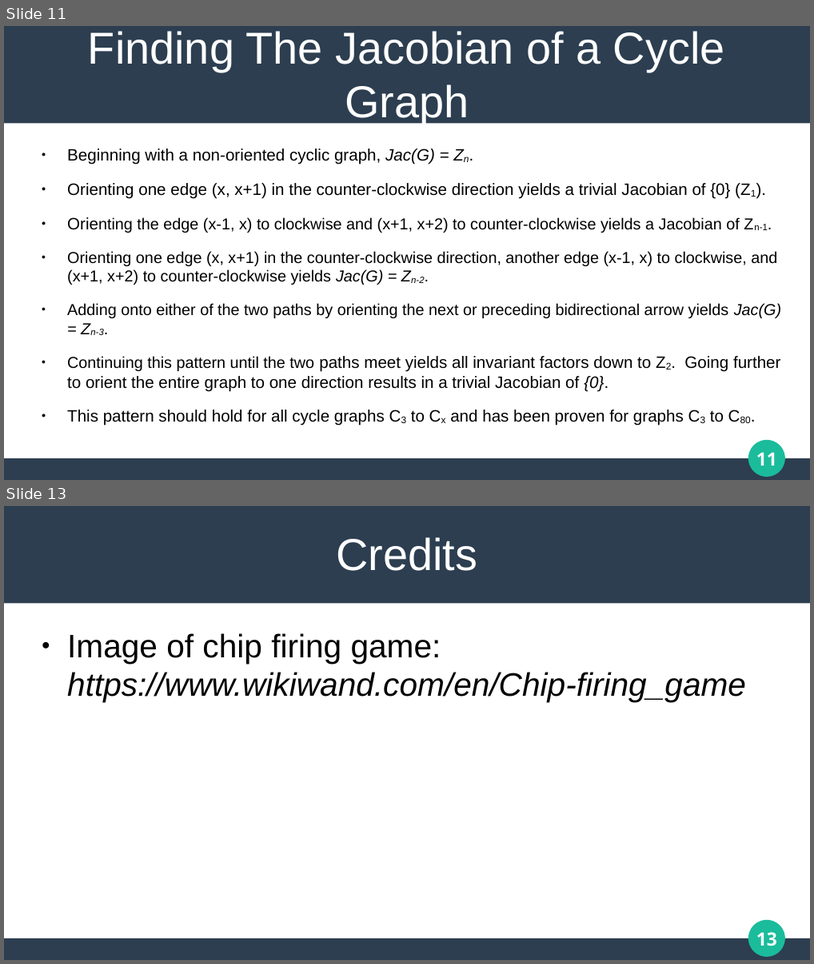
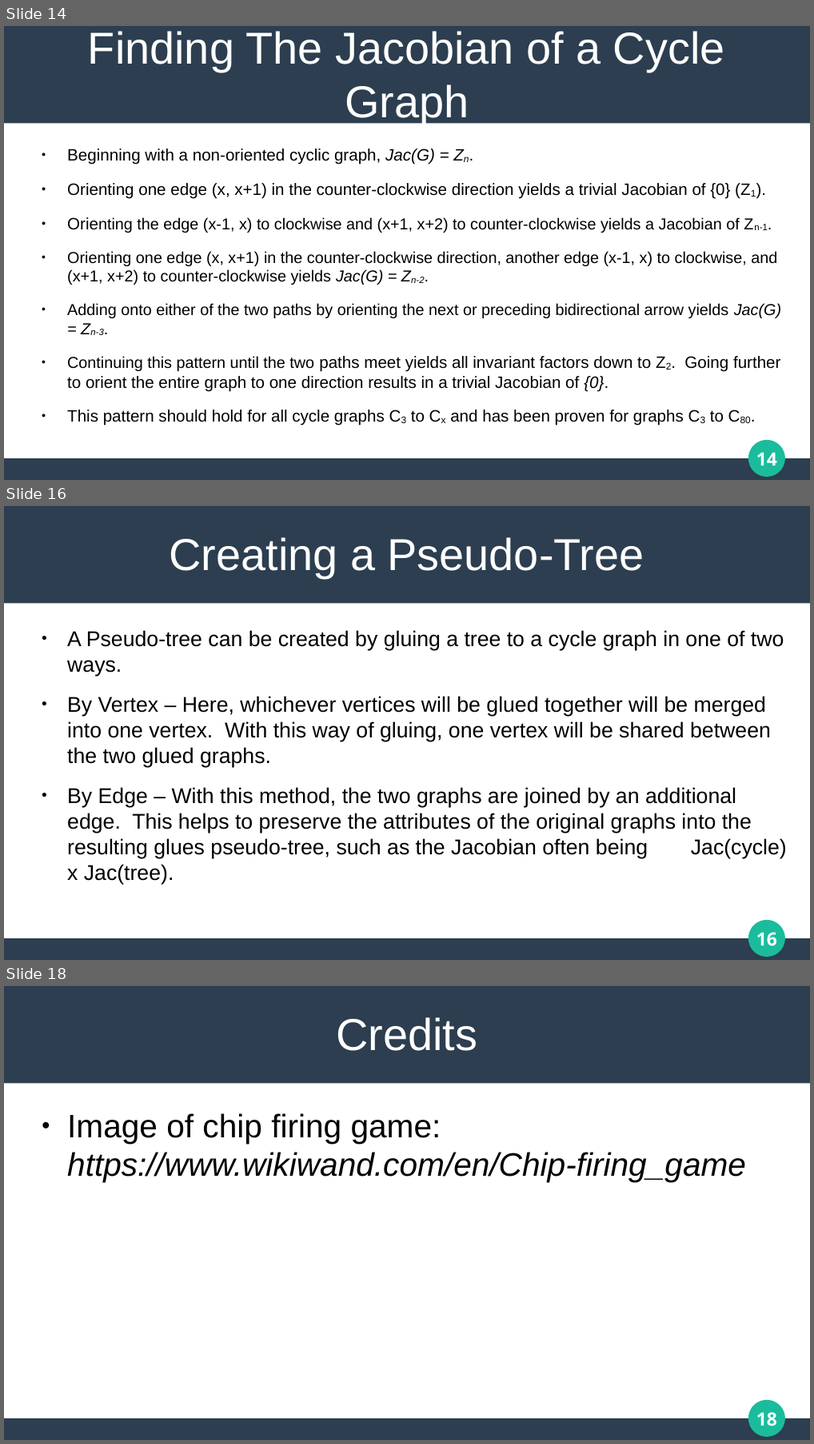
Before and after one commit to matthew-pisano/ChipFiring, a slide deck: Docs/generalPresentation.pptx. Shown one above the other, each under a label of ours: slides 11 and 13 before the commit, slides 14, 16 and 18 after it; the slides between them are not shown. The pictures are 814x964 and 814x1444 pixels, drawn with LibreOffice and Linux fonts; fonts in the diff are those of the drawing. Boxes give left, top, right and bottom in pixels: in the first picture for what was removed or moved away, otherwise in the second. Text is boxed around its words. In the diff, an @@ line names an element or a change of style, - is before the commit and + after.

```diff
--- a/Docs/generalPresentation.pptx
+++ b/Docs/generalPresentation.pptx
@@ slide 16 added at [4, 506, 810, 960], background #FFFFFF; not listed: 4 template elements that a slide beside it also shows @@
@@ title added at [170, 537, 645, 578], 44 pt, text #FFFFFF @@
+Creating a Pseudo-Tree
@@ text added at [67, 630, 787, 884], 21 pt, text #000000 @@
+● A Pseudo-tree can be created by gluing a tree to a cycle graph in one of two ways.
+● By Vertex – Here, whichever vertices will be glued together will be merged into one vertex. With this way of gluing, one vertex will be shared between the two glued graphs.
+● By Edge – With this method, the two graphs are joined by an additional edge. This helps to preserve the attributes of the original graphs into the resulting glues pseudo-tree, such as the Jacobian often being Jac(cycle) x Jac(tree).
@@ what was slide 11 is now slide 14 @@
@@ page number at [757, 452, 778, 465]: text changed @@
-11
+14
@@ what was slide 13 is now slide 18 @@
@@ page number at [757, 1412, 778, 1426]: text changed @@
-13
+18
```
Also in this commit, not shown: 4 slides changed, 4 other slides added, 9 other files.
